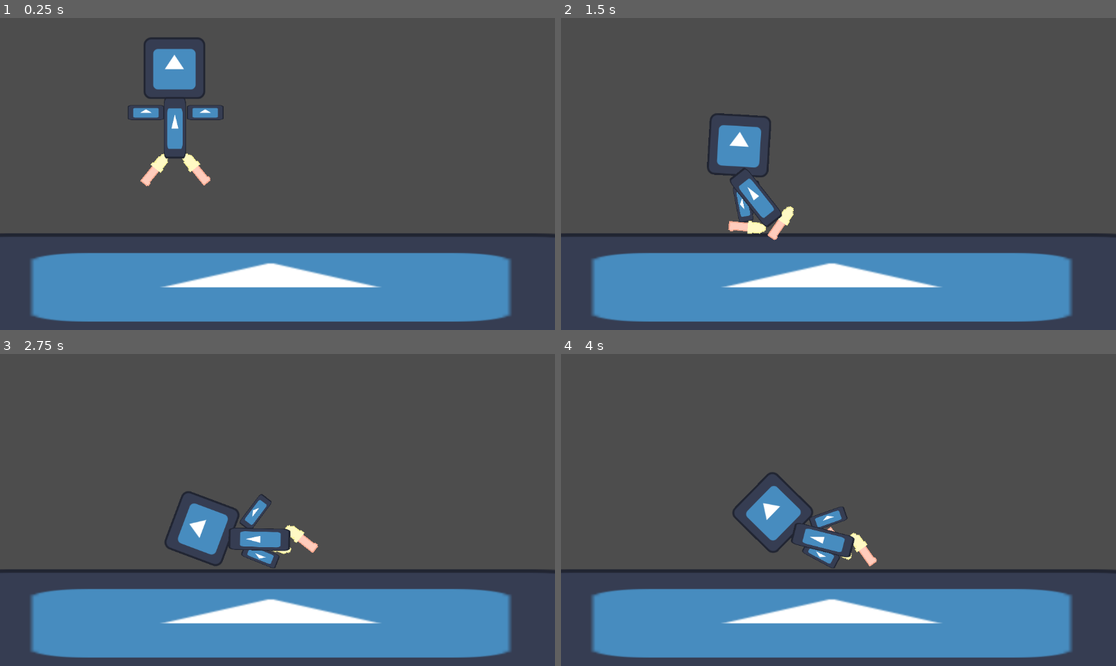
Above: before the commit, frames 1-4 (two rows, left to right).
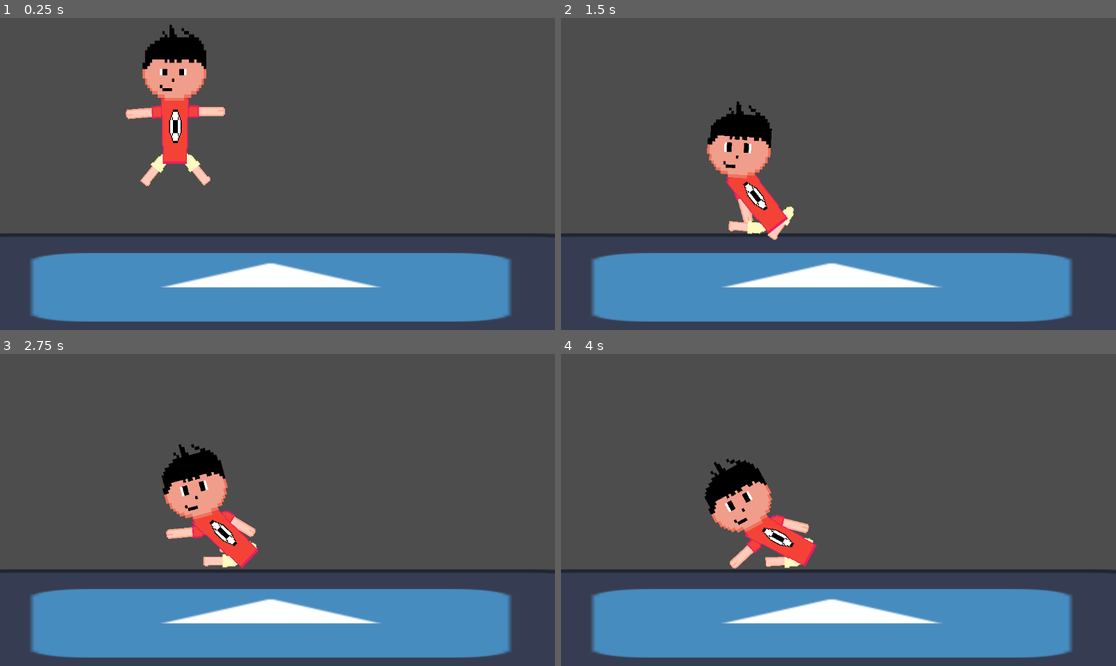
Above: after the commit, the same moments.

Repository: wawan-maulana/game-letoy
Game: Godot game, scene res://scene/world_1.tscn
Same seed, same stepped clock (60 frames per second), same inputs: the game is played once before the commit and once after it. The project has no main scene, so this scene is started directly. The engine's default icon, where the game draws it, is replaced by a stand-in: a white triangle on a blue panel in a dark square.
Inputs (mouse positions are in pixels of both pictures, inside the frame that each line leads up to):
- Up to frame 1 (0.25 s): no input
- Up to frame 2 (1.5 s): move the mouse to (960, 158) at 0.52 s; click (960, 158) at 0.6 s; drag from (727, 189) to (810, 236) at 1.27 s
- Up to frame 3 (2.75 s): move the mouse to (333, 441) at 2.02 s; click (333, 441) at 2.1 s
- Up to frame 4 (4 s): drag from (810, 572) to (672, 463) at 2.77 s; move the mouse to (1005, 556) at 3.52 s; click (1005, 556) at 3.6 s

The runs differ from the first frame. In frame 1, 3.7% of the frame differs, in the area x 22-41%, y 2-47%; in frame 2, 3.3%; in frame 3, 4.9%; in frame 4, 5.0%, in the area x 25-57%, y 33-69%.

Commit message:
add sprite

Diff:
--- a/game-letoy/scene/ragdoll.tscn
+++ b/game-letoy/scene/ragdoll.tscn
@@ -1,25 +1,148 @@
 [gd_scene format=3 uid="uid://ehepw8h5cbwq"]
 
-[ext_resource type="Texture2D" uid="uid://c4sdme6bmb5io" path="res://icon.svg" id="1_lvb0x"]
-[ext_resource type="Texture2D" uid="uid://djo2j3lhok6s3" path="res://kaki kanan.png" id="2_vlbs1"]
+[ext_resource type="Texture2D" uid="uid://bq2yq2h5w3krp" path="res://assets/ragdoll/tangan.png" id="1_k6jkk"]
+[ext_resource type="Texture2D" uid="uid://djo2j3lhok6s3" path="res://assets/ragdoll/kaki kanan.png" id="2_vlbs1"]
+[ext_resource type="Texture2D" uid="uid://cq35b1aj8yt62" path="res://assets/ragdoll/badan.png" id="3_ldpen"]
+[ext_resource type="Texture2D" uid="uid://bkashw3kd4lai" path="res://assets/ragdoll/kepala 20 frame.png" id="4_m8gju"]
+
+[sub_resource type="AtlasTexture" id="AtlasTexture_wrlas"]
+atlas = ExtResource("4_m8gju")
+region = Rect2(0, 0, 32, 32)
+
+[sub_resource type="AtlasTexture" id="AtlasTexture_mp0bo"]
+atlas = ExtResource("4_m8gju")
+region = Rect2(32, 0, 32, 32)
+
+[sub_resource type="AtlasTexture" id="AtlasTexture_s766c"]
+atlas = ExtResource("4_m8gju")
+region = Rect2(64, 0, 32, 32)
+
+[sub_resource type="AtlasTexture" id="AtlasTexture_yseih"]
+atlas = ExtResource("4_m8gju")
+region = Rect2(96, 0, 32, 32)
+
+[sub_resource type="AtlasTexture" id="AtlasTexture_dci1c"]
+atlas = ExtResource("4_m8gju")
+region = Rect2(128, 0, 32, 32)
+
+[sub_resource type="AtlasTexture" id="AtlasTexture_0lmyf"]
+atlas = ExtResource("4_m8gju")
+region = Rect2(160, 0, 32, 32)
+
+[sub_resource type="AtlasTexture" id="AtlasTexture_qd7n3"]
+atlas = ExtResource("4_m8gju")
+region = Rect2(192, 0, 32, 32)
+
+[sub_resource type="AtlasTexture" id="AtlasTexture_8hcs6"]
+atlas = ExtResource("4_m8gju")
+region = Rect2(256, 0, 32, 32)
+
+[sub_resource type="AtlasTexture" id="AtlasTexture_4sr32"]
+atlas = ExtResource("4_m8gju")
+region = Rect2(320, 0, 32, 32)
+
+[sub_resource type="AtlasTexture" id="AtlasTexture_5u5rm"]
+atlas = ExtResource("4_m8gju")
+region = Rect2(384, 0, 32, 32)
+
+[sub_resource type="AtlasTexture" id="AtlasTexture_l7e4q"]
+atlas = ExtResource("4_m8gju")
+region = Rect2(416, 0, 32, 32)
+
+[sub_resource type="AtlasTexture" id="AtlasTexture_3rk8w"]
+atlas = ExtResource("4_m8gju")
+region = Rect2(448, 0, 32, 32)
+
+[sub_resource type="AtlasTexture" id="AtlasTexture_in7i5"]
+atlas = ExtResource("4_m8gju")
+region = Rect2(480, 0, 32, 32)
+
+[sub_resource type="AtlasTexture" id="AtlasTexture_ww5wq"]
+atlas = ExtResource("4_m8gju")
+region = Rect2(512, 0, 32, 32)
+
+[sub_resource type="AtlasTexture" id="AtlasTexture_rxyl5"]
+atlas = ExtResource("4_m8gju")
+region = Rect2(544, 0, 32, 32)
+
+[sub_resource type="AtlasTexture" id="AtlasTexture_bso2n"]
+atlas = ExtResource("4_m8gju")
+region = Rect2(576, 0, 32, 32)
+
+[sub_resource type="AtlasTexture" id="AtlasTexture_koqm5"]
+atlas = ExtResource("4_m8gju")
+region = Rect2(608, 0, 32, 32)
+
+[sub_resource type="SpriteFrames" id="SpriteFrames_l3kmu"]
+animations = [{
+"frames": [{
+"duration": 1.0,
+"texture": SubResource("AtlasTexture_wrlas")
+}, {
+"duration": 1.0,
+"texture": SubResource("AtlasTexture_mp0bo")
+}, {
+"duration": 1.0,
+"texture": SubResource("AtlasTexture_s766c")
+}, {
+"duration": 1.0,
+"texture": SubResource("AtlasTexture_yseih")
+}, {
+"duration": 1.0,
+"texture": SubResource("AtlasTexture_dci1c")
+}, {
+"duration": 1.0,
+"texture": SubResource("AtlasTexture_0lmyf")
+}, {
+"duration": 1.0,
+"texture": SubResource("AtlasTexture_qd7n3")
+}, {
+"duration": 1.0,
+"texture": SubResource("AtlasTexture_8hcs6")
+}, {
+"duration": 1.0,
+"texture": SubResource("AtlasTexture_4sr32")
+}, {
+"duration": 1.0,
+"texture": SubResource("AtlasTexture_5u5rm")
+}, {
+"duration": 1.0,
+"texture": SubResource("AtlasTexture_l7e4q")
+}, {
+"duration": 1.0,
+"texture": SubResource("AtlasTexture_3rk8w")
+}, {
+"duration": 1.0,
+"texture": SubResource("AtlasTexture_in7i5")
+}, {
+"duration": 1.0,
+"texture": SubResource("AtlasTexture_ww5wq")
+}, {
+"duration": 1.0,
+"texture": SubResource("AtlasTexture_rxyl5")
+}, {
+"duration": 1.0,
+"texture": SubResource("AtlasTexture_bso2n")
+}, {
+"duration": 1.0,
+"texture": SubResource("AtlasTexture_koqm5")
+}],
+"loop": true,
+"name": &"default",
+"speed": 13.0
+}]
 
 [node name="ragdoll" type="CharacterBody2D" unique_id=1897693082]
-
-[node name="head" type="RigidBody2D" parent="." unique_id=1721771068]
-
-[node name="Sprite2D" type="Sprite2D" parent="head" unique_id=243862436]
-texture = ExtResource("1_lvb0x")
-
-[node name="CollisionPolygon2D" type="CollisionPolygon2D" parent="head" unique_id=1461090739]
-position = Vector2(3.6929016, 87.476974)
-polygon = PackedVector2Array(-58.6929, -151.47697, -68.6929, -140.47697, -68.6929, -36.476974, -57.6929, -23.476974, 52.3071, -24.476974, 61.3071, -35.476974, 60.3071, -140.47697, 49.3071, -151.47697)
 
 [node name="arm" type="RigidBody2D" parent="." unique_id=1493885315]
 position = Vector2(64, 92)
 
 [node name="Sprite2D" type="Sprite2D" parent="arm" unique_id=1459177472]
-scale = Vector2(0.5999994, 0.23999941)
-texture = ExtResource("1_lvb0x")
+texture_filter = 1
+position = Vector2(0.43137613, -5.2141166)
+rotation = -1.5713491
+scale = Vector2(3.2508674, 2.6997843)
+texture = ExtResource("1_k6jkk")
 
 [node name="CollisionPolygon2D" type="CollisionPolygon2D" parent="arm" unique_id=252321439]
 position = Vector2(3, 21.000004)
@@ -29,14 +152,17 @@
 [node name="arm2" type="RigidBody2D" parent="." unique_id=1812787795]
 position = Vector2(-59, 92)
 
-[node name="Sprite2D" type="Sprite2D" parent="arm2" unique_id=56495818]
-scale = Vector2(0.5999994, 0.23999941)
-texture = ExtResource("1_lvb0x")
-
 [node name="CollisionPolygon2D" type="CollisionPolygon2D" parent="arm2" unique_id=1275987045]
 position = Vector2(3, 21.000004)
 scale = Vector2(0.5999994, 0.23999941)
 polygon = PackedVector2Array(-58.6929, -151.47697, -68.6929, -140.47697, -68.6929, -36.476974, -57.6929, -23.476974, 52.3071, -24.476974, 61.3071, -35.476974, 60.3071, -140.47697, 49.3071, -151.47697)
+
+[node name="Sprite2D" type="Sprite2D" parent="arm2" unique_id=18493520]
+texture_filter = 1
+position = Vector2(-1.0000012, 4.0000024)
+rotation = 1.4949205
+scale = Vector2(3.2508674, 2.6997843)
+texture = ExtResource("1_k6jkk")
 
 [node name="leg" type="RigidBody2D" parent="." unique_id=1603075736]
 position = Vector2(-41.000008, 211)
@@ -73,9 +199,10 @@
 [node name="body" type="RigidBody2D" parent="." unique_id=600218269]
 
 [node name="Sprite2D" type="Sprite2D" parent="body" unique_id=513838343]
+texture_filter = 1
 position = Vector2(1, 123.40001)
-scale = Vector2(0.35999972, 1)
-texture = ExtResource("1_lvb0x")
+scale = Vector2(1.945, 5.403)
+texture = ExtResource("3_ldpen")
 
 [node name="CollisionPolygon2D" type="CollisionPolygon2D" parent="body" unique_id=2003857014]
 position = Vector2(4.6929016, 210.87698)
@@ -108,3 +235,17 @@
 position = Vector2(24, 184)
 node_a = NodePath("../../leg2")
 node_b = NodePath("../../body")
+
+[node name="head" type="RigidBody2D" parent="." unique_id=1721771068]
+
+[node name="AnimatedSprite2D" type="AnimatedSprite2D" parent="head" unique_id=2062284519]
+texture_filter = 1
+position = Vector2(0, -24.480005)
+scale = Vector2(5.065, 6.595)
+sprite_frames = SubResource("SpriteFrames_l3kmu")
+autoplay = "default"
+frame_progress = 0.2691358
+
+[node name="CollisionPolygon2D" type="CollisionPolygon2D" parent="head" unique_id=1461090739]
+position = Vector2(3.6929016, 87.476974)
+polygon = PackedVector2Array(-58.6929, -151.47697, -68.6929, -140.47697, -68.6929, -36.476974, -57.6929, -23.476974, 52.3071, -24.476974, 61.3071, -35.476974, 60.3071, -140.47697, 49.3071, -151.47697)
Renamed: game-letoy/badan.png -> game-letoy/assets/ragdoll/badan.png
Not shown, added: game-letoy/assets/ragdoll/badan.png.import
Renamed: game-letoy/kaki kanan.png -> game-letoy/assets/ragdoll/kaki kanan.png
Not shown, added: game-letoy/assets/ragdoll/kaki kanan.png.import
Renamed: game-letoy/kepala 20 frame.png -> game-letoy/assets/ragdoll/kepala 20 frame.png
Not shown, changed: game-letoy/assets/ragdoll/kepala 20 frame.png.import
Renamed: game-letoy/tangan.png -> game-letoy/assets/ragdoll/tangan.png
Not shown, added: game-letoy/assets/ragdoll/tangan.png.import
